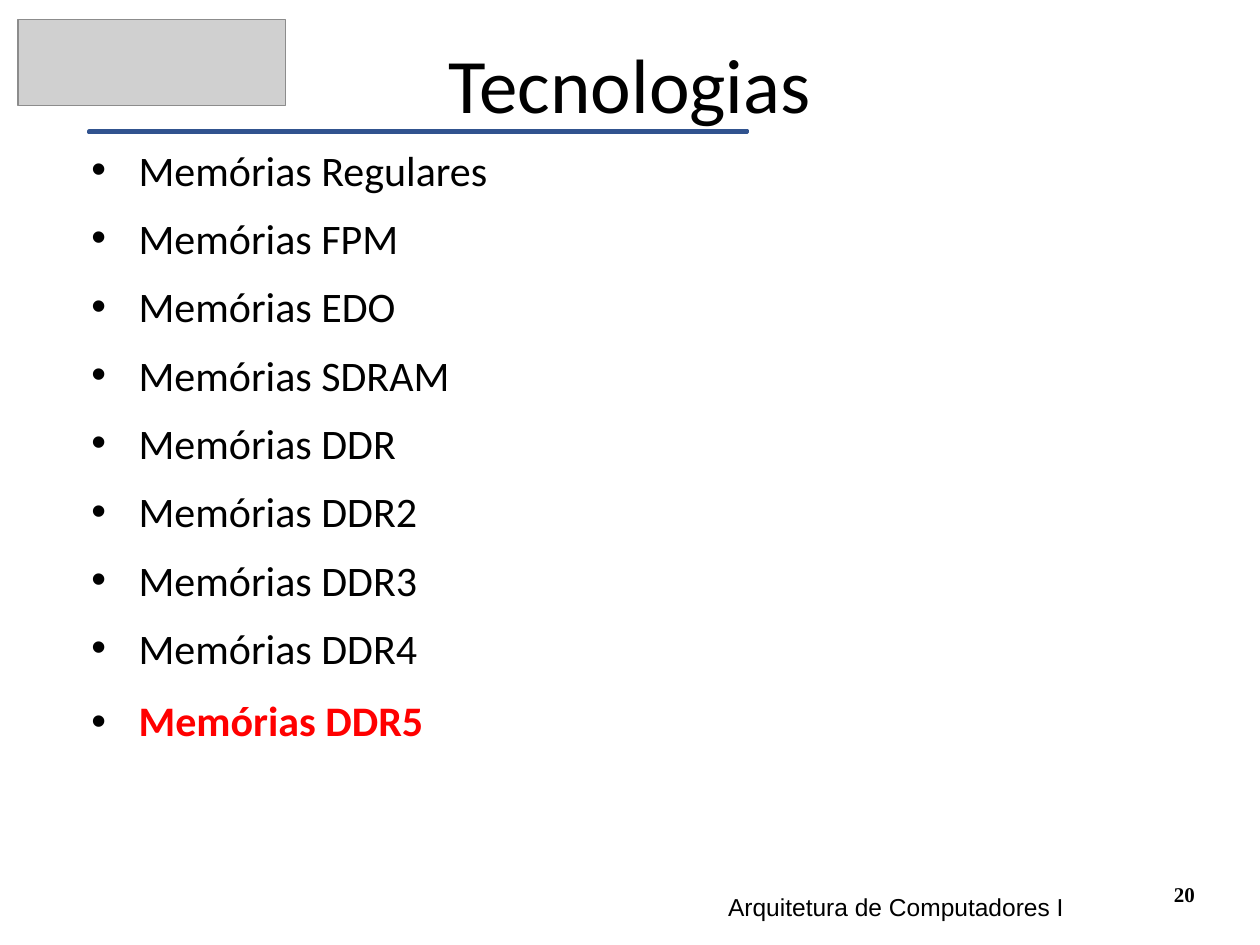
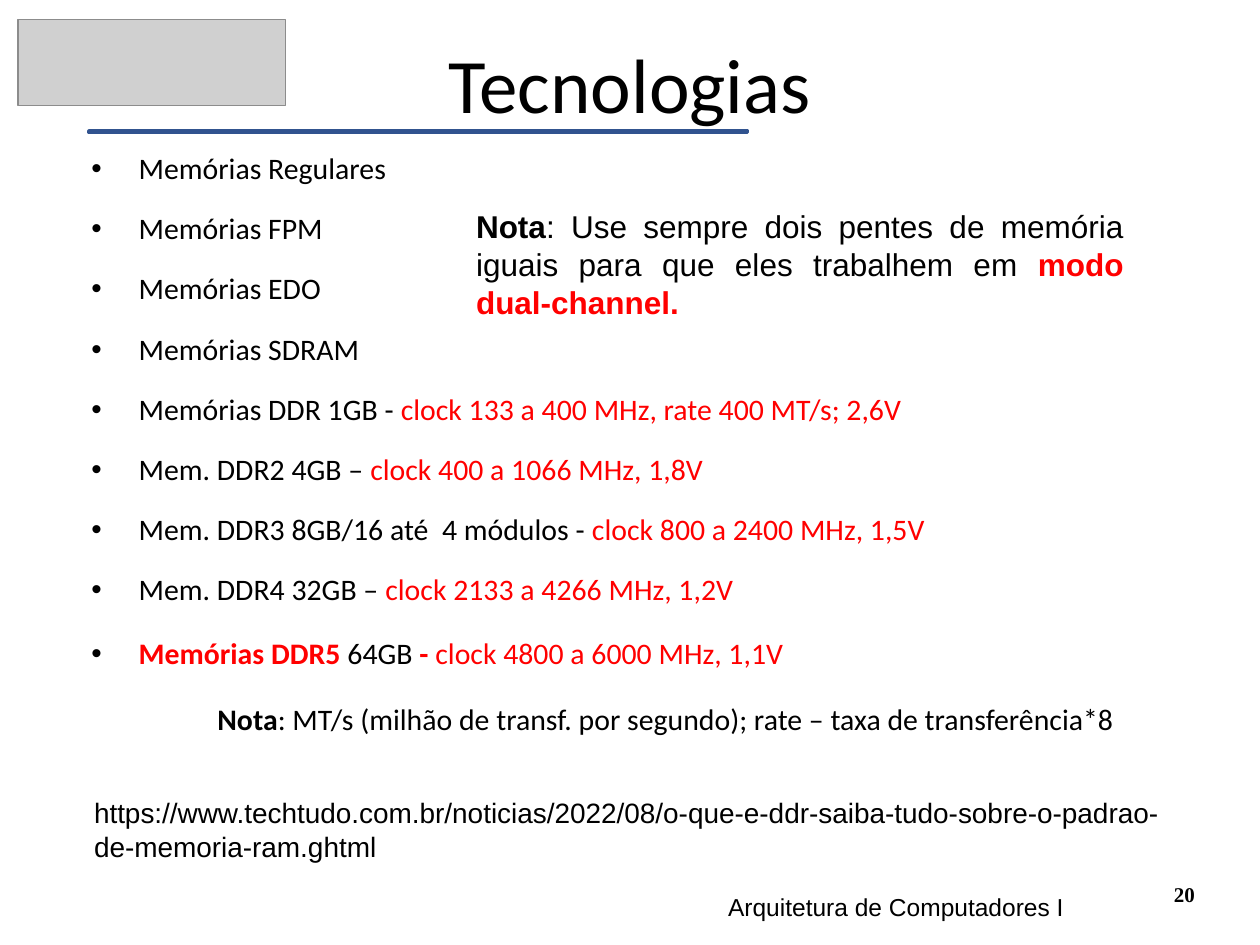
Before and after one commit to CloudEducationBrazil/WydenArquiteturaComputadores, a slide deck: slide 20 of 01 Classes/Aula3 - Arquitetura - Memória RAM e Cache.pptx. Drawn at 1260x945 pixels with LibreOffice and Linux fonts; fonts in the diff are those of the drawing; grey boxes stand for pictures. Boxes give left, top, right and bottom in pixels: in the first picture for what was removed or moved away, otherwise in the second. Text is boxed around its words. In the diff, an @@ line names an element or a change of style, - is before the commit and + after.

```diff
--- a/01 Classes/Aula3 - Arquitetura - Memória RAM e Cache.pptx
+++ b/01 Classes/Aula3 - Arquitetura - Memória RAM e Cache.pptx
@@ text at bbox=[139, 158, 386, 361]: size 24 to 17 pt in "Memórias Regulares", "Memórias FPM", "Memórias EDO", "Memórias SDRAM"; line spacing 0.8 to 0.9 @@
@@ text added at bbox=[476, 214, 1124, 315], 18 pt, text #000000 @@
+Nota: Use sempre dois pentes de memória iguais para que eles trabalhem em modo dual-channel.
@@ text at bbox=[139, 399, 1113, 735]: text changed; size 24 to 17 pt @@
-• Memórias DDR
-• Memórias DDR2
-• Memórias DDR3
-• Memórias DDR4
-• Memórias DDR5
+• Memórias DDR 1GB - clock 133 a 400 MHz, rate 400 MT/s; 2,6V
+• Mem. DDR2 4GB – clock 400 a 1066 MHz, 1,8V
+• Mem. DDR3 8GB/16 até 4 módulos - clock 800 a 2400 MHz, 1,5V
+• Mem. DDR4 32GB – clock 2133 a 4266 MHz, 1,2V
+• Memórias DDR5 64GB - clock 4800 a 6000 MHz, 1,1V
+Nota: MT/s (milhão de transf. por segundo); rate – taxa de transferência*8
@@ text added at bbox=[94, 802, 1158, 862], 16 pt, text #000000 @@
+https://www.techtudo.com.br/noticias/2022/08/o-que-e-ddr-saiba-tudo-sobre-o-padrao-de-memoria-ram.ghtml
```
Also in this commit, not shown: 1 other slide changed, 3 other files.
